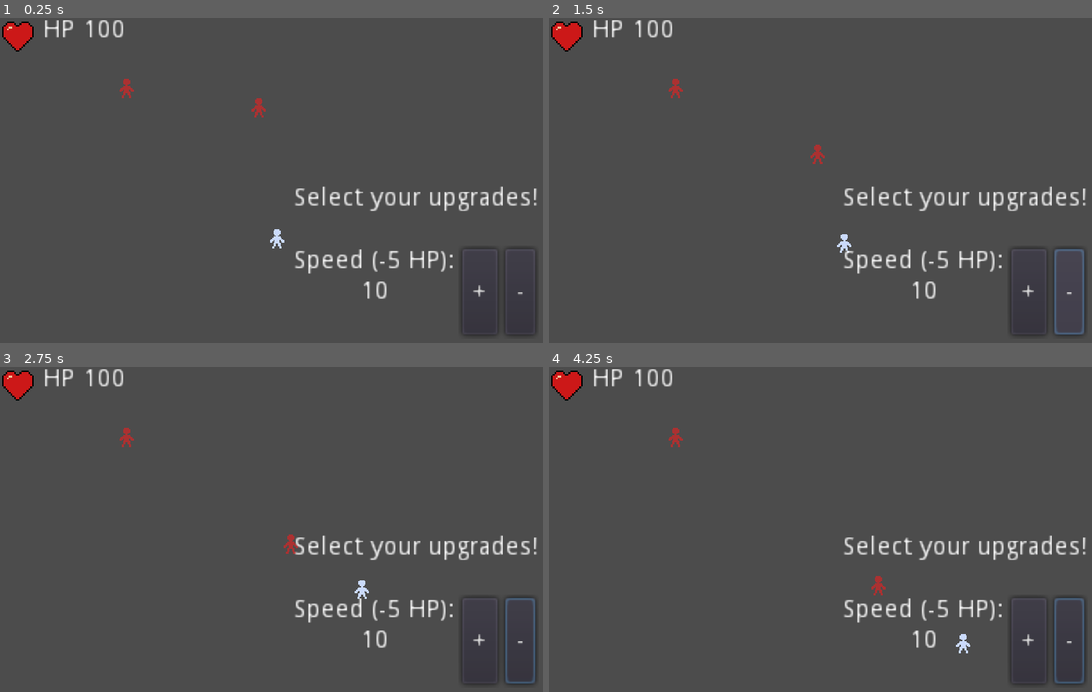
Above: before the commit, frames 1-4 (two rows, left to right).
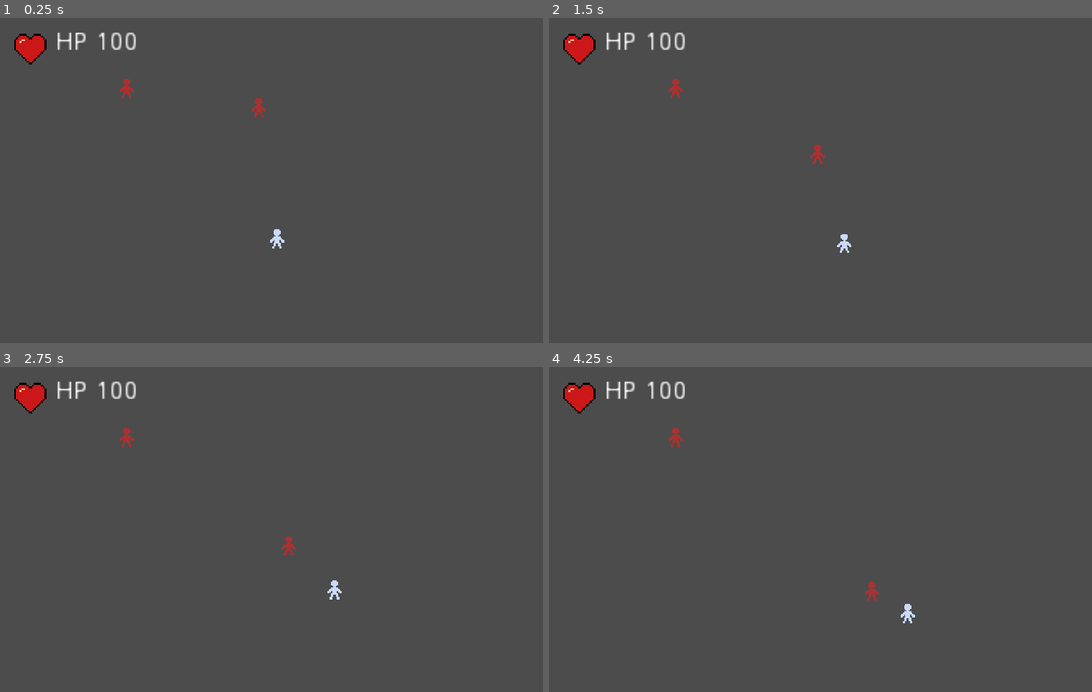
Above: after the commit, the same moments.

Repository: svntax/LD44-YLIC
Game: Godot game, scene res://Scenes/gameplay.tscn
The game is run twice, just before and just after one commit, with the same random seed, the same clock (stepped at 60 frames per second) and the same inputs.
Inputs (mouse positions are in pixels of both pictures, inside the frame that each line leads up to):
- Up to frame 1 (0.25 s): no input
- Up to frame 2 (1.5 s): click (1026, 291) at 0.5 s, where only the run before the commit has a clickable "+"; click (1070, 291) at 1.25 s, where only the run before the commit has a clickable "-"
- Up to frame 3 (2.75 s): move the mouse to (412, 558) at 2.02 s; hold D (MOVE_RIGHT) from 2.03 s (still down); click (412, 558) at 2.1 s
- Up to frame 4 (4.25 s): move the mouse to (722, 604) at 2.77 s; release D (MOVE_RIGHT) at 2.78 s; hold S (MOVE_DOWN) 2.78-3.53 s; click (722, 604) at 2.85 s; move the mouse to (891, 487) at 3.52 s; hold D (MOVE_RIGHT) from 3.53 s (still down); click (891, 487) at 3.6 s

The runs differ from the first frame. In frame 1, 3.1% of the frame differs, in the area x 0-99%, y 0-98%; in frame 2, 3.4%; in frame 3, 3.5%; in frame 4, 3.6%.

Commit message:
Minimal upgrades menu working with values synced between waves

Diff:
--- a/Scenes/gameplay.tscn
+++ b/Scenes/gameplay.tscn
@@ -1,15 +1,17 @@
-[gd_scene load_steps=5 format=2]
+[gd_scene load_steps=6 format=2]
 
-[ext_resource path="res://Scenes/layout_basic.tscn" type="PackedScene" id=1]
-[ext_resource path="res://Scenes/player.tscn" type="PackedScene" id=2]
-[ext_resource path="res://Scenes/game_ui.tscn" type="PackedScene" id=3]
-[ext_resource path="res://Scenes/upgrades_ui.tscn" type="PackedScene" id=4]
+[ext_resource path="res://Scripts/arena_controls.gd" type="Script" id=1]
+[ext_resource path="res://Scenes/layout_basic.tscn" type="PackedScene" id=2]
+[ext_resource path="res://Scenes/player.tscn" type="PackedScene" id=3]
+[ext_resource path="res://Scenes/game_ui.tscn" type="PackedScene" id=4]
+[ext_resource path="res://Scenes/upgrades_ui.tscn" type="PackedScene" id=5]
 
 [node name="Arena" type="Node2D"]
+script = ExtResource( 1 )
 
-[node name="LayoutBasic" parent="." instance=ExtResource( 1 )]
+[node name="LayoutBasic" parent="." instance=ExtResource( 2 )]
 
-[node name="Player" parent="." instance=ExtResource( 2 )]
+[node name="Player" parent="." instance=ExtResource( 3 )]
 position = Vector2( 231.913, 185.245 )
 
 [node name="Camera2D" type="Camera2D" parent="."]
@@ -21,12 +23,18 @@
 scale = Vector2( 3, 3 )
 transform = Transform2D( 3, 0, 0, 3, 0, 0 )
 
-[node name="GameUI" parent="UILayer" instance=ExtResource( 3 )]
+[node name="GameUI" parent="UILayer" instance=ExtResource( 4 )]
+margin_left = 6.66667
+margin_top = 6.66667
+margin_right = -705.333
+margin_bottom = -676.333
 
-[node name="UpgradesMenu" parent="UILayer" instance=ExtResource( 4 )]
-margin_left = 163.589
-margin_top = 93.9124
-margin_right = -615.411
-margin_bottom = -551.088
+[node name="UpgradesMenu" parent="UILayer" instance=ExtResource( 5 )]
+visible = false
+margin_left = 103.635
+margin_top = 74.0249
+margin_right = -675.365
+margin_bottom = -507.975
 
 [connection signal="healthChanged" from="Player" to="UILayer/GameUI" method="_on_Player_healthChanged"]
+[connection signal="confirmedUpgrades" from="UILayer/UpgradesMenu" to="." method="_on_UpgradesMenu_confirmedUpgrades"]
--- a/Scenes/upgrades_ui.tscn
+++ b/Scenes/upgrades_ui.tscn
@@ -1,50 +1,96 @@
-[gd_scene load_steps=2 format=2]
+[gd_scene load_steps=3 format=2]
 
 [ext_resource path="res://Scripts/upgrades_controls.gd" type="Script" id=1]
 
+[sub_resource type="StyleBoxFlat" id=1]
+bg_color = Color( 0.933333, 0.764706, 0.603922, 1 )
+border_width_left = 2
+border_width_top = 2
+border_width_right = 2
+border_width_bottom = 2
+border_color = Color( 0, 0, 0, 1 )
+border_blend = true
+corner_radius_top_left = 2
+corner_radius_top_right = 2
+corner_radius_bottom_right = 2
+corner_radius_bottom_left = 2
+corner_detail = 1
+
 [node name="UpgradesMenu" type="Control"]
+pause_mode = 2
 anchor_right = 1.0
 anchor_bottom = 1.0
 margin_right = -779.0
-margin_bottom = -645.0
+margin_bottom = -582.0
 size_flags_horizontal = 0
 size_flags_vertical = 0
 script = ExtResource( 1 )
 
-[node name="VBoxContainer" type="VBoxContainer" parent="."]
-margin_right = 137.0
-margin_bottom = 66.0
+[node name="Panel" type="Panel" parent="."]
+margin_right = 182.0
+margin_bottom = 140.0
+custom_styles/panel = SubResource( 1 )
+
+[node name="CenterContainer" type="CenterContainer" parent="."]
+margin_right = 180.0
+margin_bottom = 139.0
+
+[node name="VBoxContainer" type="VBoxContainer" parent="CenterContainer"]
+margin_left = 21.0
+margin_top = 7.0
+margin_right = 158.0
+margin_bottom = 132.0
 size_flags_vertical = 0
 
-[node name="Header" type="Label" parent="VBoxContainer"]
+[node name="HealthLabel" type="Label" parent="CenterContainer/VBoxContainer"]
 margin_right = 137.0
-margin_bottom = 31.0
+margin_bottom = 14.0
+custom_colors/font_color = Color( 0.4, 0.223529, 0.192157, 1 )
+text = "HP Remaining: 100"
+align = 1
+
+[node name="Header2" type="Label" parent="CenterContainer/VBoxContainer"]
+margin_top = 18.0
+margin_right = 137.0
+margin_bottom = 49.0
+custom_colors/font_color = Color( 0.4, 0.223529, 0.192157, 1 )
 text = "Select your upgrades!
 "
 align = 1
 
-[node name="SpeedUpgrade" type="HBoxContainer" parent="VBoxContainer"]
-margin_top = 35.0
+[node name="SpeedUpgrade" type="HBoxContainer" parent="CenterContainer/VBoxContainer"]
+margin_top = 53.0
 margin_right = 137.0
-margin_bottom = 83.0
+margin_bottom = 101.0
 size_flags_vertical = 0
 
-[node name="SpeedLabel" type="Label" parent="VBoxContainer/SpeedUpgrade"]
+[node name="SpeedLabel" type="Label" parent="CenterContainer/VBoxContainer/SpeedUpgrade"]
 margin_right = 90.0
 margin_bottom = 48.0
+custom_colors/font_color = Color( 0.4, 0.223529, 0.192157, 1 )
 text = "Speed (-5 HP):
 10
 "
 align = 1
 
-[node name="Increase" type="Button" parent="VBoxContainer/SpeedUpgrade"]
+[node name="SpeedIncrease" type="Button" parent="CenterContainer/VBoxContainer/SpeedUpgrade"]
 margin_left = 94.0
 margin_right = 114.0
 margin_bottom = 48.0
 text = "+"
 
-[node name="Decrease" type="Button" parent="VBoxContainer/SpeedUpgrade"]
+[node name="SpeedDecrease" type="Button" parent="CenterContainer/VBoxContainer/SpeedUpgrade"]
 margin_left = 118.0
 margin_right = 135.0
 margin_bottom = 48.0
 text = "-"
+
+[node name="ConfirmButton" type="Button" parent="CenterContainer/VBoxContainer"]
+margin_top = 105.0
+margin_right = 137.0
+margin_bottom = 125.0
+text = "Confirm"
+
+[connection signal="pressed" from="CenterContainer/VBoxContainer/SpeedUpgrade/SpeedIncrease" to="." method="_on_SpeedIncrease_pressed"]
+[connection signal="pressed" from="CenterContainer/VBoxContainer/SpeedUpgrade/SpeedDecrease" to="." method="_on_SpeedDecrease_pressed"]
+[connection signal="pressed" from="CenterContainer/VBoxContainer/ConfirmButton" to="." method="_on_ConfirmButton_pressed"]
--- a/Scripts/Globals.gd
+++ b/Scripts/Globals.gd
@@ -1,8 +1,10 @@
 extends Node
 
 #To keep track of upgrades over the course of the game
+var MIN_SPEED = 50
+
 var CURRENT_HEALTH = 100
-var CURRENT_SPEED = 96
+var CURRENT_SPEED = 50
 
 func _ready():
     pass # Replace with function body.
--- /dev/null
+++ b/Scripts/arena_controls.gd
@@ -0,0 +1,32 @@
+extends Node2D
+
+onready var player = get_tree().get_nodes_in_group("Players")[0]
+onready var upgradesMenu = get_node("UILayer").get_node("UpgradesMenu")
+
+onready var enemyCount = get_tree().get_nodes_in_group("Enemies").size()
+
+var basicEnemy = load("res://Scenes/enemy_basic.tscn")
+
+# Called when the node enters the scene tree for the first time.
+func _ready():
+    pass # Replace with function body.
+
+#TODO spawn new layout and wave of enemies
+func spawnNewLayout():
+    for i in range(3):
+        enemyCount += 1
+        var enemy = basicEnemy.instance()
+        self.add_child(enemy)
+        enemy.set_global_position(Vector2(randi() % 320, randi() % 50))
+
+func enemyDestroyed():
+    enemyCount -= 1
+    if enemyCount <= 0: #End of wave
+        Globals.CURRENT_HEALTH = player.health
+        upgradesMenu.syncValues()
+        upgradesMenu.show()
+        get_tree().paused = true
+
+func _on_UpgradesMenu_confirmedUpgrades():
+    player.updateStats()
+    spawnNewLayout()
--- a/Scripts/game_ui.gd
+++ b/Scripts/game_ui.gd
@@ -9,4 +9,4 @@
     healthLabel.set_text("HP " + str(newHealth))
     #TODO player death
     if newHealth <= 0:
-        print("Player death!")
+        print("Player death")
--- a/Scripts/player_controls.gd
+++ b/Scripts/player_controls.gd
@@ -17,6 +17,12 @@
 
 func _ready():
     pass
+
+func updateStats():
+    health = Globals.CURRENT_HEALTH
+    walkSpeed = Globals.CURRENT_SPEED
+    global_position = Vector2(240, 180)
+    emit_signal("healthChanged", health)
 
 func changeState(newState):
     currentState = newState
@@ -62,8 +68,9 @@
     if currentState == State.ATTACK:
         for body in slashPivot.get_node("SlashArea").get_overlapping_bodies():
             if body.is_in_group("Enemies"):
-                print("Enemy hit" + str(body))
+                #TODO do damage instead and emit signal from enemy
                 body.queue_free()
+                get_parent().enemyDestroyed()
 
     if currentState == State.NORMAL:
         self.move_and_slide(walkVel)
--- a/Scripts/upgrades_controls.gd
+++ b/Scripts/upgrades_controls.gd
@@ -1,8 +1,46 @@
 extends Control
 
-onready var speedUpgrade = get_node("VBoxContainer").get_node("SpeedUpgrade")
+var SPEED_COST = 5
+
+onready var speedUpgrade = get_node("CenterContainer").get_node("VBoxContainer").get_node("SpeedUpgrade")
 
 onready var speed = Globals.CURRENT_SPEED
+onready var health = Globals.CURRENT_HEALTH
+
+signal confirmedUpgrades()
 
 func _ready():
     pass # Replace with function body.
+
+func updateLabels():
+    var healthLabel = speedUpgrade.get_parent().get_node("HealthLabel")
+    healthLabel.set_text("HP Remaining: " + str(health))
+
+    var speedLabel : Label = speedUpgrade.get_node("SpeedLabel")
+    speedLabel.set_text("Speed (-%d):\n%d" % [SPEED_COST, speed])
+
+func syncValues():
+    speed = Globals.CURRENT_SPEED
+    health = Globals.CURRENT_HEALTH
+    updateLabels()
+
+func _on_SpeedIncrease_pressed():
+    if health > SPEED_COST:
+        health -= SPEED_COST
+        speed += 5 #TODO make this a variable scale
+
+    updateLabels()
+
+func _on_SpeedDecrease_pressed():
+    if speed > Globals.MIN_SPEED: #TODO make htis a variable scale
+        speed -= 5
+        health += SPEED_COST
+
+    updateLabels()
+
+func _on_ConfirmButton_pressed():
+    Globals.CURRENT_SPEED = speed
+    Globals.CURRENT_HEALTH = health
+    get_tree().paused = false
+    emit_signal("confirmedUpgrades")
+    self.hide()
